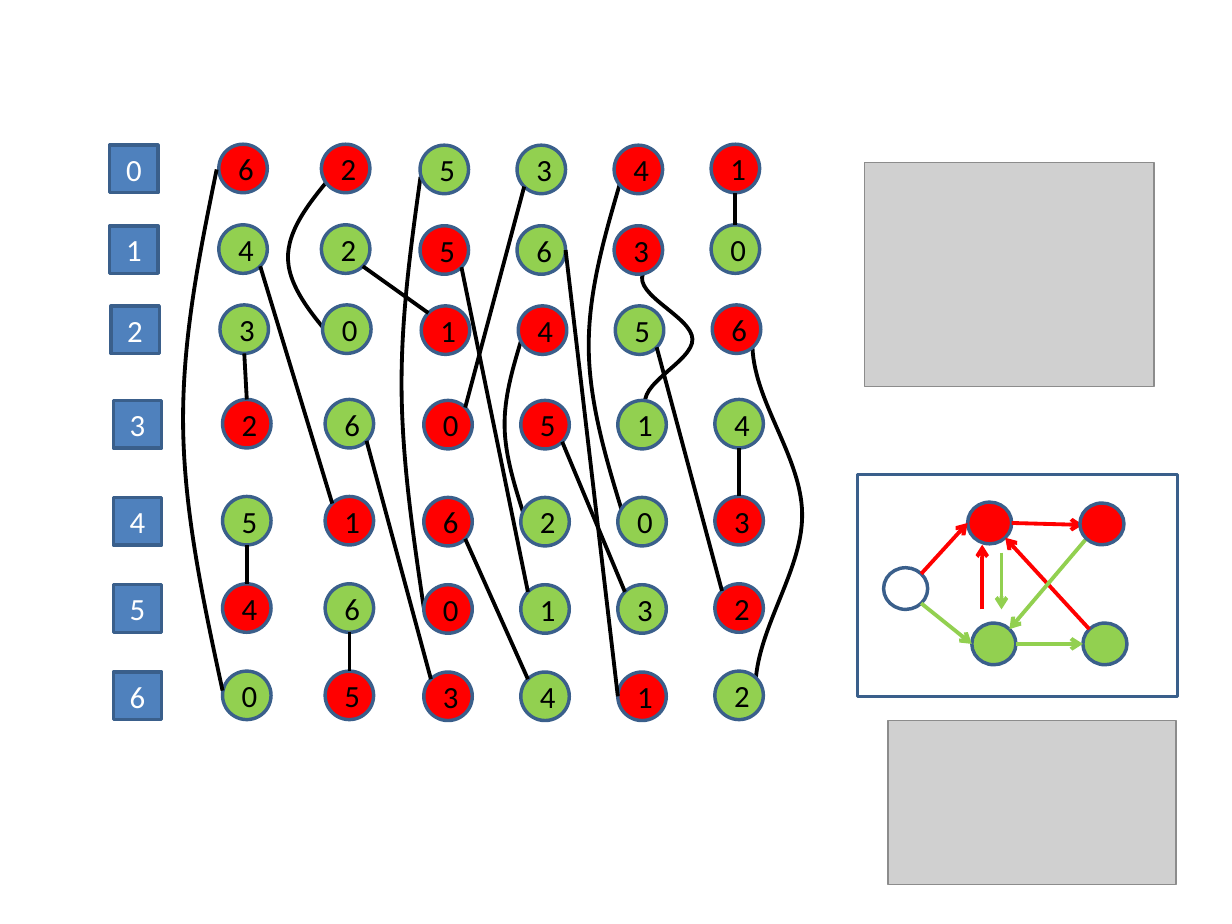
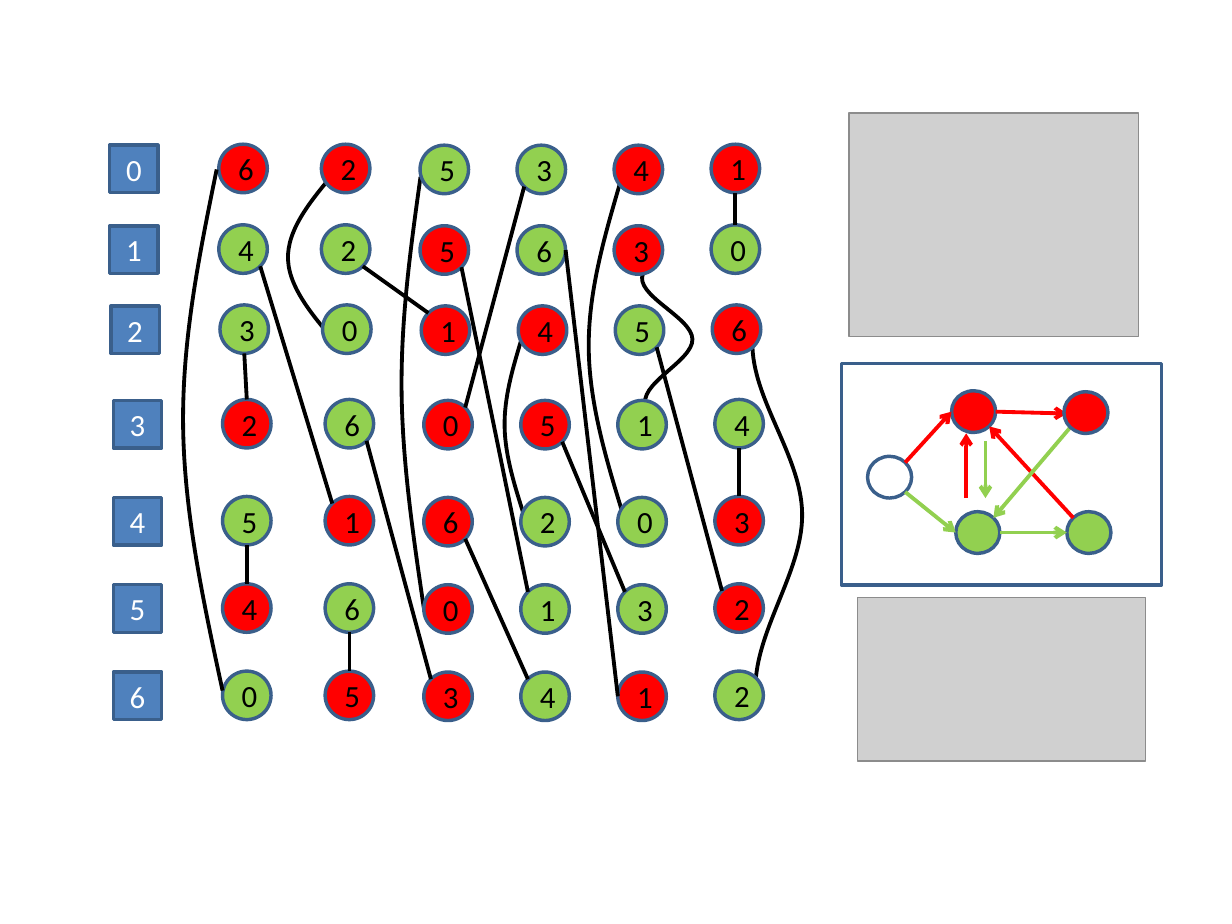
Before and after one commit to ciaranm/cp2015-boats-paper, a slide deck: slide 1 of oriented.pptx. Drawn at 1232x924 pixels with LibreOffice and Linux fonts; fonts in the diff are those of the drawing; grey boxes stand for pictures. Boxes give left, top, right and bottom in pixels: in the first picture for what was removed or moved away, otherwise in the second. Text is boxed around its words. In the diff, an @@ line names an element or a change of style, - is before the commit and + after.

```diff
--- a/oriented.pptx
+++ b/oriented.pptx
@@ picture: place and size @@
-picture at <box>865,163,1154,387</box>
+picture at <box>849,113,1138,338</box>
@@ arrow moved from (922, 574) - (967, 524) to (906, 462) - (951, 411) @@
@@ arrow moved from (1011, 524) - (1083, 525) to (995, 411) - (1067, 414) @@
@@ 6 arrows, 5 ellipses, 1 rectangle: place and size @@
-6 arrows, 5 ellipses, 1 rectangle at <box>857,474,1178,696</box>
+6 arrows, 5 ellipses, 1 rectangle at <box>841,363,1162,585</box>
@@ picture: place and size @@
-picture at <box>888,720,1176,884</box>
+picture at <box>857,597,1145,761</box>
```
Also in this commit, not shown: 6 other files.
